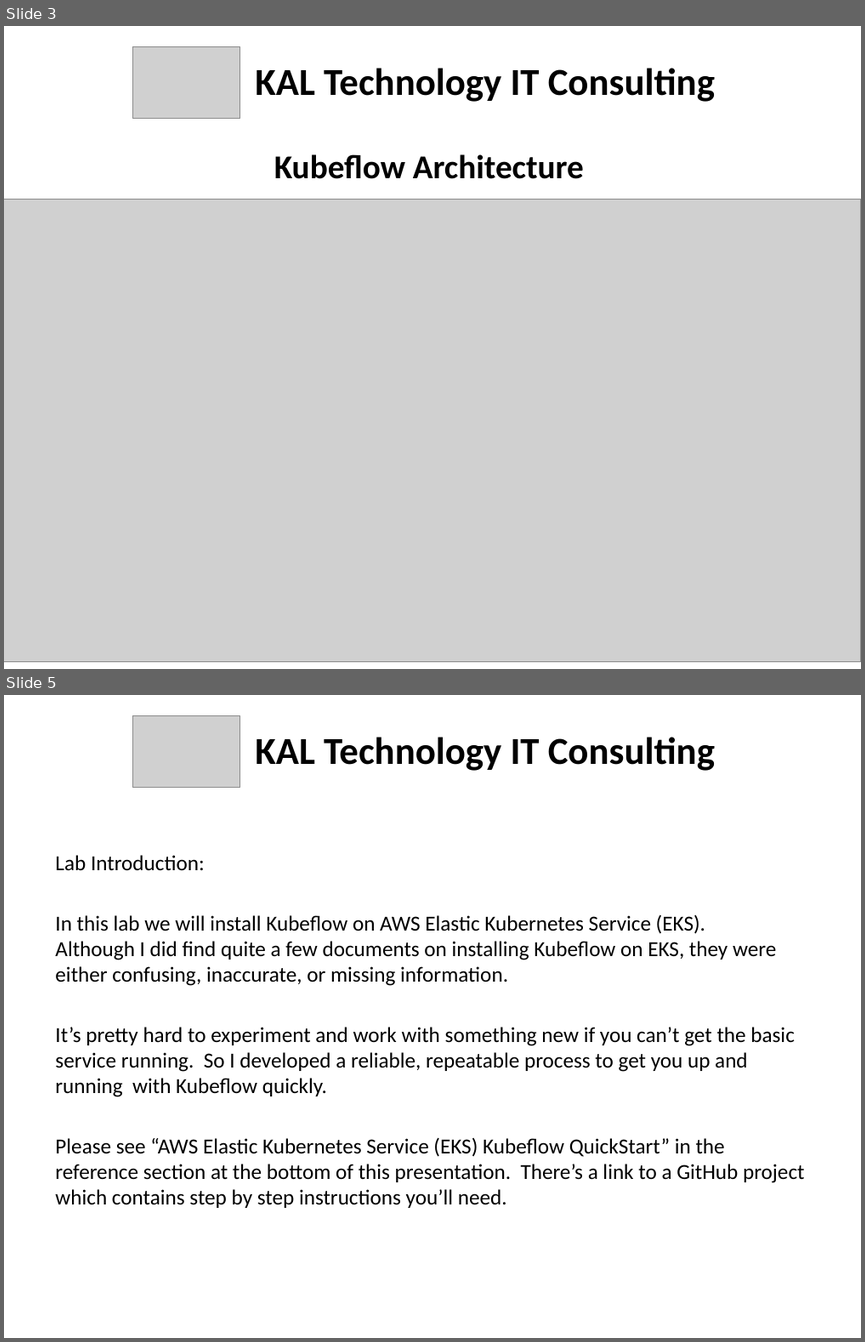
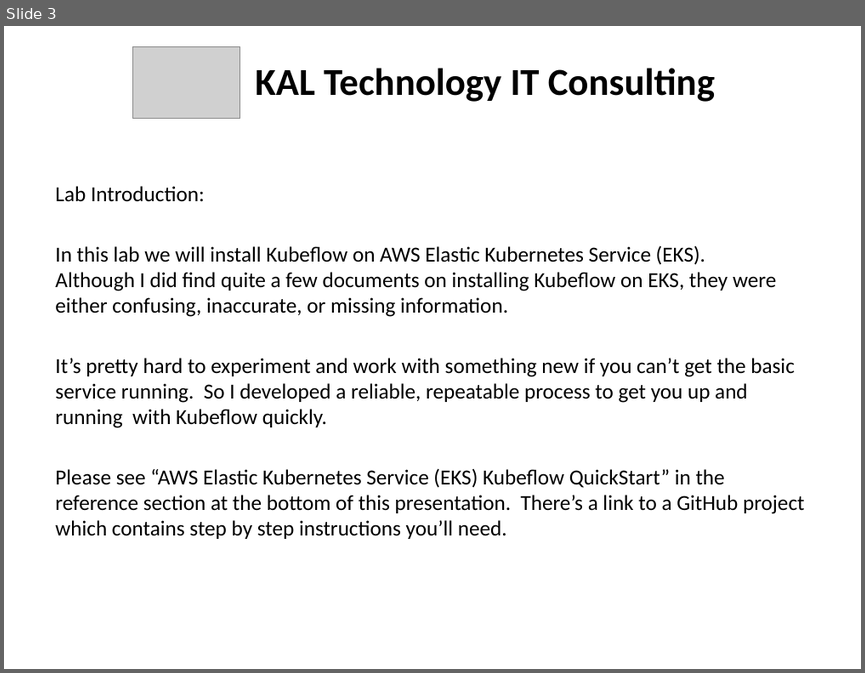
Before and after one commit to kskalvar/gcp-compute-ssh-self-signed-certificate, a slide deck: GCP Compute ssh Self-Signed-Certificate.pptx. Shown one above the other, each under a label of ours: slides 3 and 5 before the commit, slide 3 after it; the slides between them are not shown. The pictures are 865x1342 and 865x673 pixels, drawn with LibreOffice and Linux fonts; fonts in the diff are those of the drawing; grey boxes stand for pictures. Boxes give left, top, right and bottom in pixels: in the first picture for what was removed or moved away, otherwise in the second. Text is boxed around its words. In the diff, an @@ line names an element or a change of style, - is before the commit and + after.

```diff
--- a/GCP Compute ssh Self-Signed-Certificate.pptx
+++ b/GCP Compute ssh Self-Signed-Certificate.pptx
@@ slide 3 removed at [4,26,861,669], background #FFFFFF @@
@@ picture removed at [132,46,239,118] @@
@@ text removed at [255,68,715,102] @@
-KAL Technology IT Consulting
@@ text removed at [274,154,584,179] @@
-Kubeflow Architecture
@@ picture removed at [4,199,861,662] @@
@@ what was slide 5 is now slide 3 @@
```
Also in this commit, not shown: 4 slides changed, 1 other slide removed, 1 other file.
